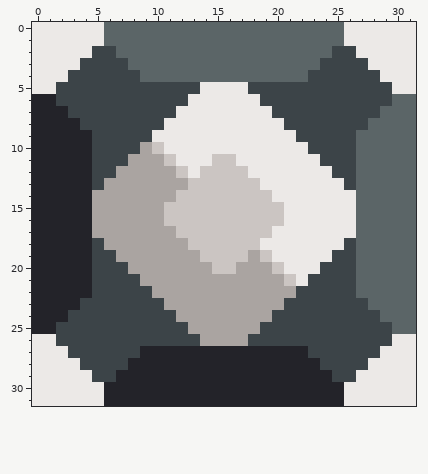
Pixel-art sprite: sprites/blocks/distribution/whitorite-junction.png. Above is the file before it was changed.
The file is 32x32 pixels.
The same view after the edit:
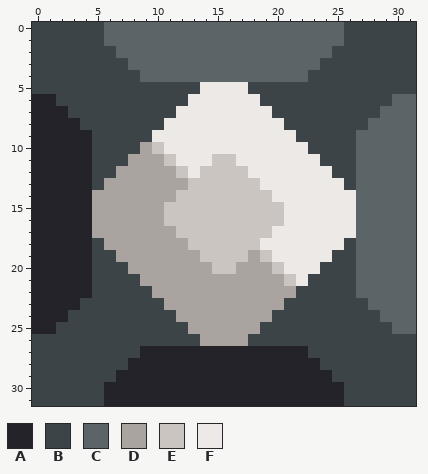
Palette (. is transparent): A #232329  B #3c4448  C #5b6567  D #aaa4a1  E #cbc5c2  F #ece9e7
From old to new:
@@ x 0..31 @@
- 0 FFFFFFCCCCCCCCCCCCCCCCCCCCFFFFFF
- 1 FFFFFFCCCCCCCCCCCCCCCCCCCCFFFFFF
- 2 FFFFFBBCCCCCCCCCCCCCCCCCCBBFFFFF
- 3 FFFFBBBBCCCCCCCCCCCCCCCCBBBBFFFF
- 4 FFFBBBBBBCCCCCCCCCCCCCCBBBBBBFFF
- 5 FFBBBBBBBBBBBBFFFFBBBBBBBBBBBBFF
+ 0 BBBBBBCCCCCCCCCCCCCCCCCCCCBBBBBB
+ 1 BBBBBBCCCCCCCCCCCCCCCCCCCCBBBBBB
+ 2 BBBBBBBCCCCCCCCCCCCCCCCCCBBBBBBB
+ 3 BBBBBBBBCCCCCCCCCCCCCCCCBBBBBBBB
+ 4 BBBBBBBBBCCCCCCCCCCCCCCBBBBBBBBB
+ 5 BBBBBBBBBBBBBBFFFFBBBBBBBBBBBBBB
  6 AABBBBBBBBBBBFFFFFFBBBBBBBBBBBCC
@@ x 0..31 @@
 25 AABBBBBBBBBBBDDDDDDBBBBBBBBBBBCC
-26 FFBBBBBBBBBBBBDDDDBBBBBBBBBBBBFF
-27 FFFBBBBBBAAAAAAAAAAAAAABBBBBBFFF
-28 FFFFBBBBAAAAAAAAAAAAAAAABBBBFFFF
-29 FFFFFBBAAAAAAAAAAAAAAAAAABBFFFFF
-30 FFFFFFAAAAAAAAAAAAAAAAAAAAFFFFFF
-31 FFFFFFAAAAAAAAAAAAAAAAAAAAFFFFFF
+26 BBBBBBBBBBBBBBDDDDBBBBBBBBBBBBBB
+27 BBBBBBBBBAAAAAAAAAAAAAABBBBBBBBB
+28 BBBBBBBBAAAAAAAAAAAAAAAABBBBBBBB
+29 BBBBBBBAAAAAAAAAAAAAAAAAABBBBBBB
+30 BBBBBBAAAAAAAAAAAAAAAAAAAABBBBBB
+31 BBBBBBAAAAAAAAAAAAAAAAAAAABBBBBB
